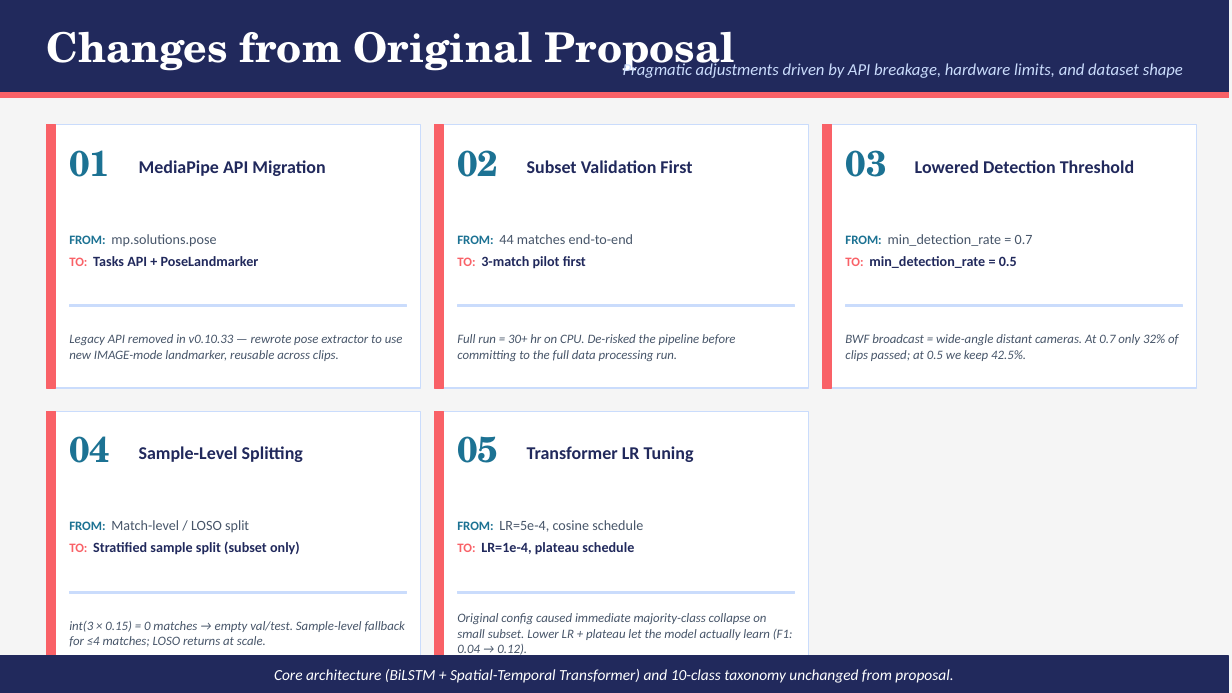
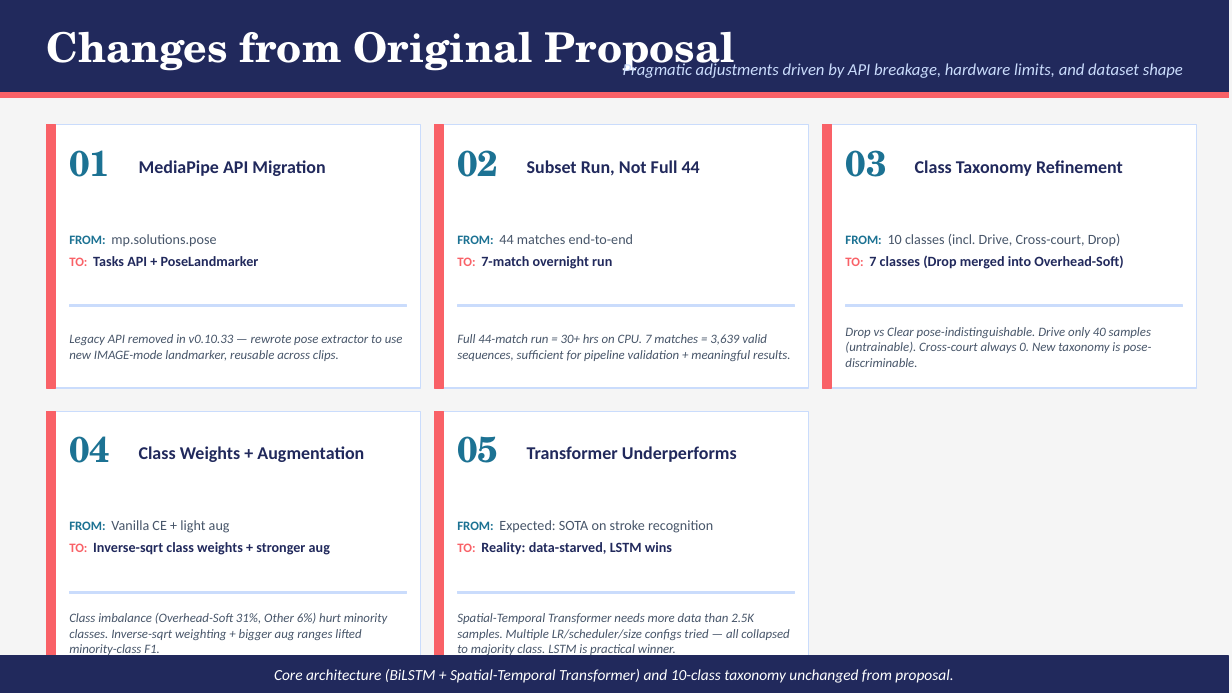
Before and after one commit to thakur22429s/BadmintonSense, a slide deck: slide 3 of presentation.pptx. Drawn at 1232x693 pixels with LibreOffice and Linux fonts; fonts in the diff are those of the drawing. Boxes give left, top, right and bottom in pixels: in the first picture for what was removed or moved away, otherwise in the second. Text is boxed around its words. In the diff, an @@ line names an element or a change of style, - is before the commit and + after.

```diff
--- a/presentation.pptx
+++ b/presentation.pptx
@@ text at (527, 160, 700, 176): text changed @@
-Subset Validation First
+Subset Run, Not Full 44
@@ text at (915, 160, 1123, 176): text changed @@
-Lowered Detection Threshold
+Class Taxonomy Refinement
@@ text at (845, 234, 1124, 269): text changed @@
-FROM: min_detection_rate = 0.7
-TO: min_detection_rate = 0.5
+FROM: 10 classes (incl. Drive, Cross-court, Drop)
+TO: 7 classes (Drop merged into Overhead-Soft)
@@ text at (457, 256, 612, 269): text changed @@
-TO: 3-match pilot first
+TO: 7-match overnight run
@@ text at (845, 327, 1151, 367): text changed @@
-BWF broadcast = wide-angle distant cameras. At 0.7 only 32% of clips passed; at 0.5 we keep 42.5%.
+Drop vs Clear pose-indistinguishable. Drive only 40 samples (untrainable). Cross-court always 0. New taxonomy is pose-discriminable.
@@ text at (457, 334, 790, 361): text changed @@
-Full run = 30+ hr on CPU. De-risked the pipeline before committing to the full data processing run.
+Full 44-match run = 30+ hrs on CPU. 7 matches = 3,639 valid sequences, sufficient for pipeline validation + meaningful results.
@@ text at (139, 446, 364, 462): text changed @@
-Sample-Level Splitting
+Class Weights + Augmentation
@@ text at (527, 446, 737, 462): text changed @@
-Transformer LR Tuning
+Transformer Underperforms
@@ text at (69, 520, 330, 555): text changed @@
-FROM: Match-level / LOSO split
-TO: Stratified sample split (subset only)
+FROM: Vanilla CE + light aug
+TO: Inverse-sqrt class weights + stronger aug
@@ text at (457, 520, 713, 555): text changed; text colour #21295C to #475569 @@
-FROM: LR=5e-4, cosine schedule
-TO: LR=1e-4, plateau schedule
+FROM: Expected: SOTA on stroke recognition
+TO: Reality: data-starved, LSTM wins
@@ text at (69, 613, 388, 657): text changed @@
-int(3 × 0.15) = 0 matches → empty val/test. Sample-level fallback for ≤4 matches; LOSO returns at scale.
+Class imbalance (Overhead-Soft 31%, Other 6%) hurt minority classes. Inverse-sqrt weighting + bigger aug ranges lifted minority-class F1.
@@ text at (457, 613, 789, 657): text changed @@
-Original config caused immediate majority-class collapse on small subset. Lower LR + plateau let the model actually learn (F1: 0.04 → 0.12).
+Spatial-Temporal Transformer needs more data than 2.5K samples. Multiple LR/scheduler/size configs tried — all collapsed to majority class. LSTM is practical winner.
```
Also in this commit, not shown: 1 other slide changed, 18 other files.
